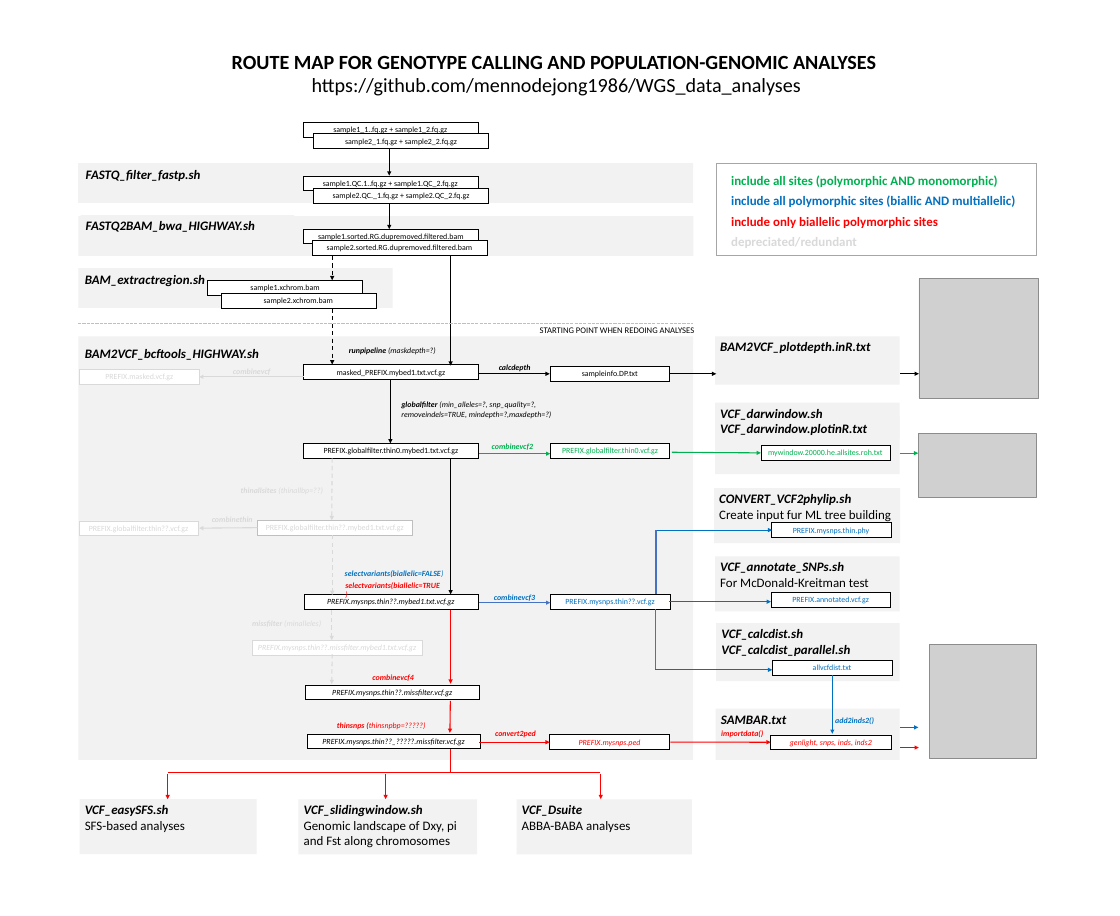
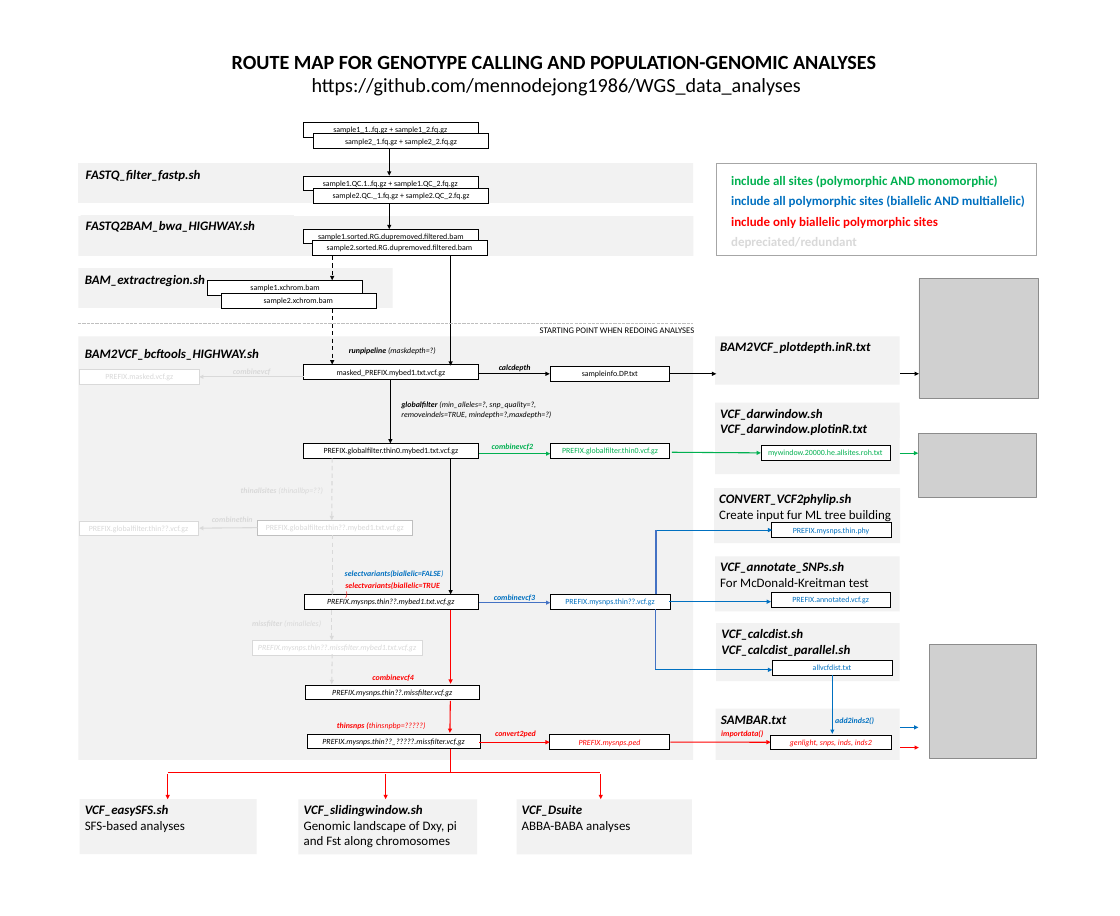
Before and after one commit to mennodejong1986/WGS_data_analyses, a slide deck: slide 1 of GenotypeCalling_RouteMap.pptx. Drawn at 1120x916 pixels with LibreOffice and Linux fonts; fonts in the diff are those of the drawing; grey boxes stand for pictures. Boxes give left, top, right and bottom in pixels: in the first picture for what was removed or moved away, otherwise in the second. Text is boxed around its words. In the diff, an @@ line names an element or a change of style, - is before the commit and + after.

```diff
--- a/GenotypeCalling_RouteMap.pptx
+++ b/GenotypeCalling_RouteMap.pptx
@@ text at (731, 195, 1025, 207): text changed @@
-include all polymorphic sites (biallic AND multiallelic)
+include all polymorphic sites (biallelic AND multiallelic)
```
Also in this commit, not shown: 1 other file.
